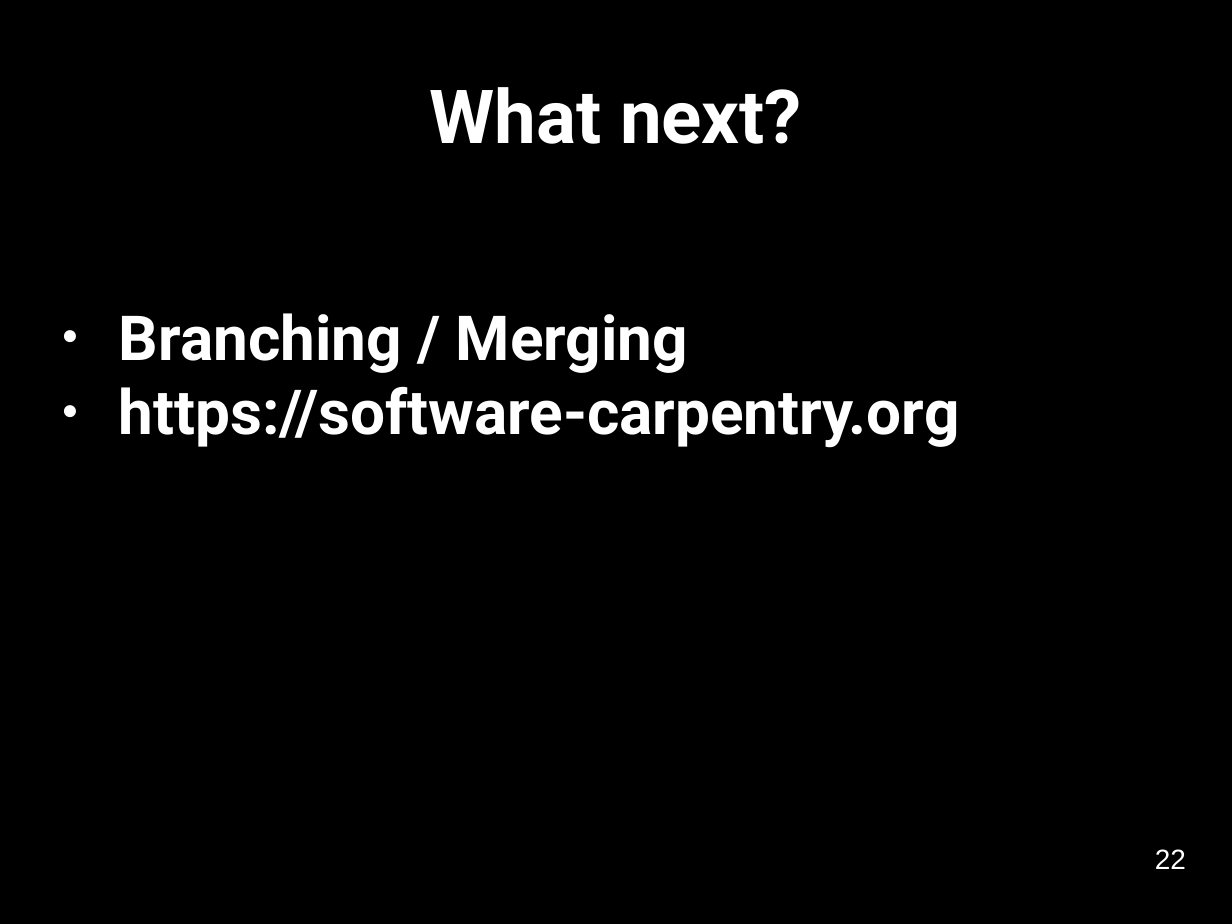
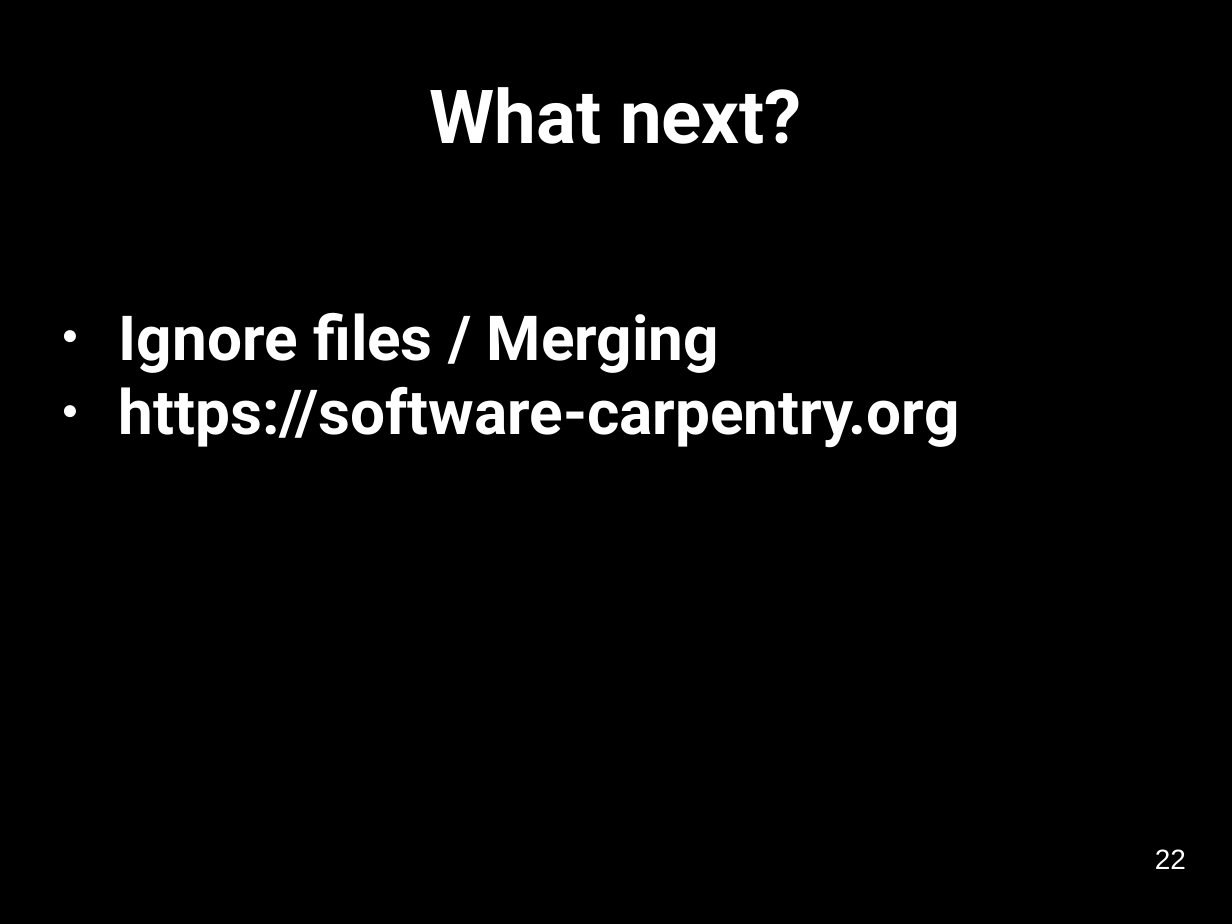
Before and after one commit to softwaresaved/2020-04-30-ramp-swc, a slide deck: slide 24 of novice/git/version-control-with-git-slides.odp (slide 29 before the commit). Drawn at 1232x924 pixels with LibreOffice and Linux fonts; fonts in the diff are those of the drawing. Boxes give left, top, right and bottom in pixels: in the first picture for what was removed or moved away, otherwise in the second. Text is boxed around its words. In the diff, an @@ line names an element or a change of style, - is before the commit and + after.

```diff
--- a/novice/git/version-control-with-git-slides.odp
+++ b/novice/git/version-control-with-git-slides.odp
@@ subtitle at [119, 312, 719, 373]: text changed @@
-● Branching / Merging
+● Ignore files / Merging
```
Also in this commit, not shown: 3 other slides changed, 5 slides removed, 10 other files.
